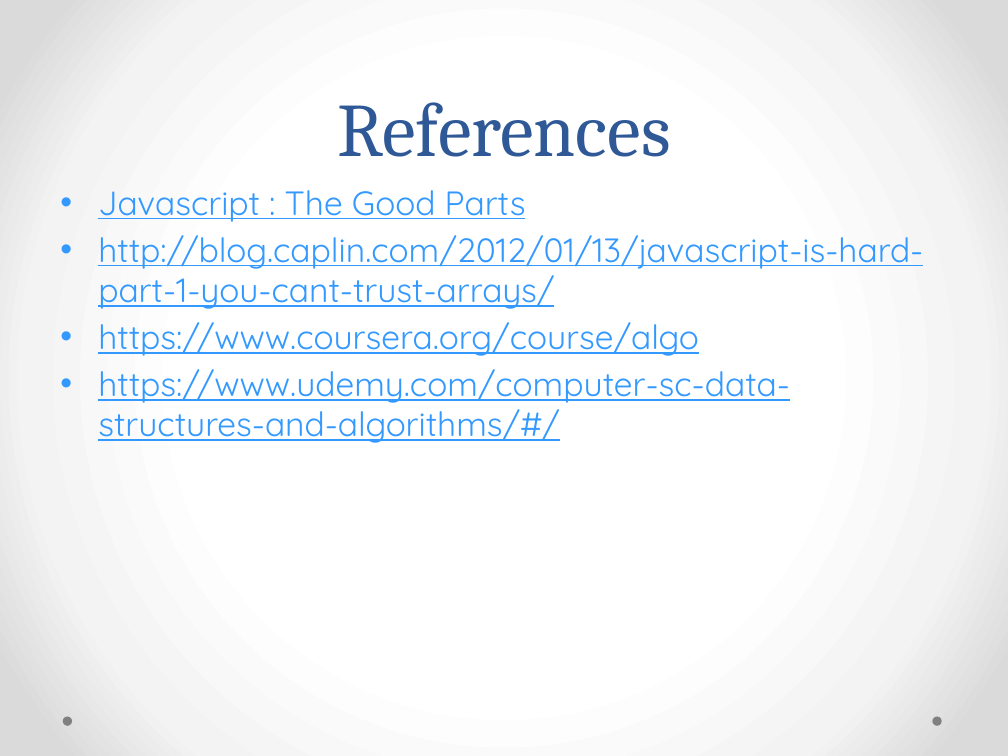
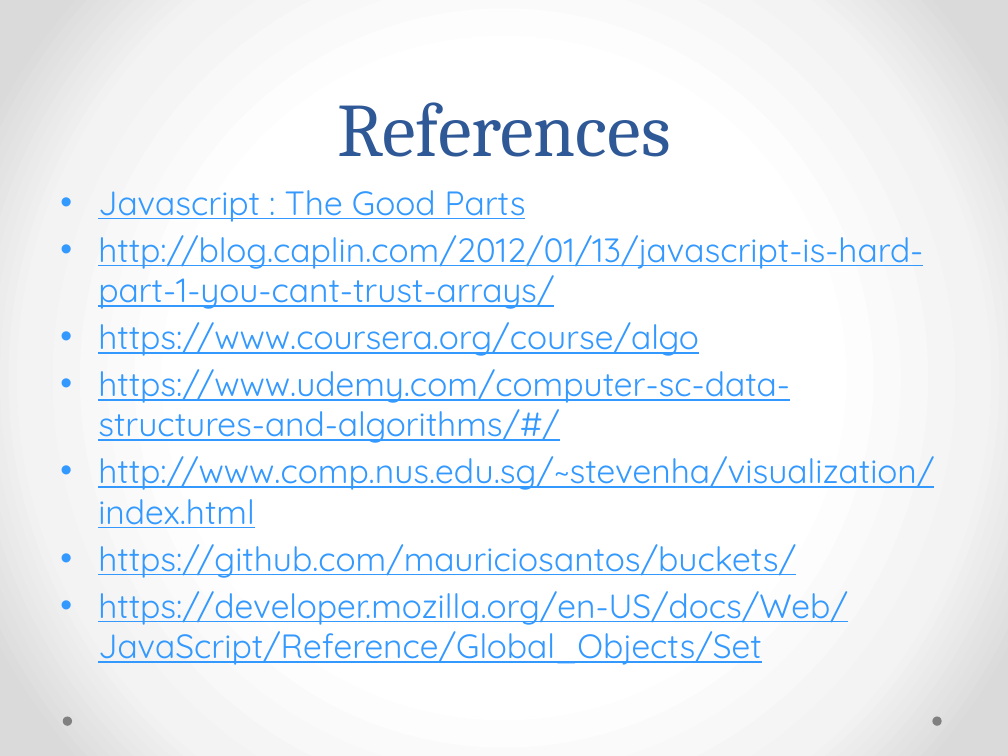
Before and after one commit to rajeshcs/jstalk, a slide deck: slide 21 of JavascriptDS.pptx (slide 12 before the commit). Drawn at 1008x756 pixels with LibreOffice and Linux fonts; fonts in the diff are those of the drawing. Boxes give left, top, right and bottom in pixels: in the first picture for what was removed or moved away, otherwise in the second. Text is boxed around its words. In the diff, an @@ line names an element or a change of style, - is before the commit and + after.

Commit message:
Update presentations

```diff
--- a/JavascriptDS.pptx
+++ b/JavascriptDS.pptx
@@ text at box(98, 456, 934, 665): paragraphs added @@
+• http://www.comp.nus.edu.sg/~stevenha/visualization/index.html
+• https://github.com/mauriciosantos/buckets/
+• https://developer.mozilla.org/en-US/docs/Web/JavaScript/Reference/Global_Objects/Set
```
Also in this commit, not shown: 1 other slide changed, 9 slides added, 10 other files.
